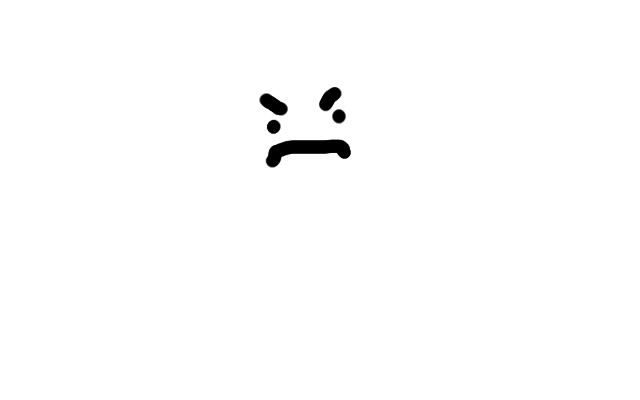
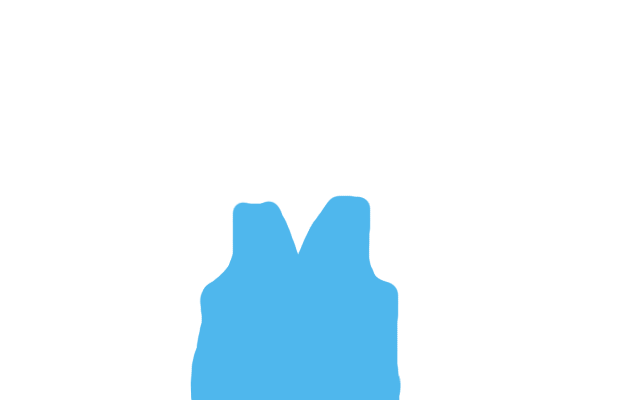
Layer changes from the first w=640, h=400 image to the second:
hid "angry" over <box>259,87,351,168</box>
added layer "Layer #1" above "purp[le shirt" over <box>190,195,401,400</box>
